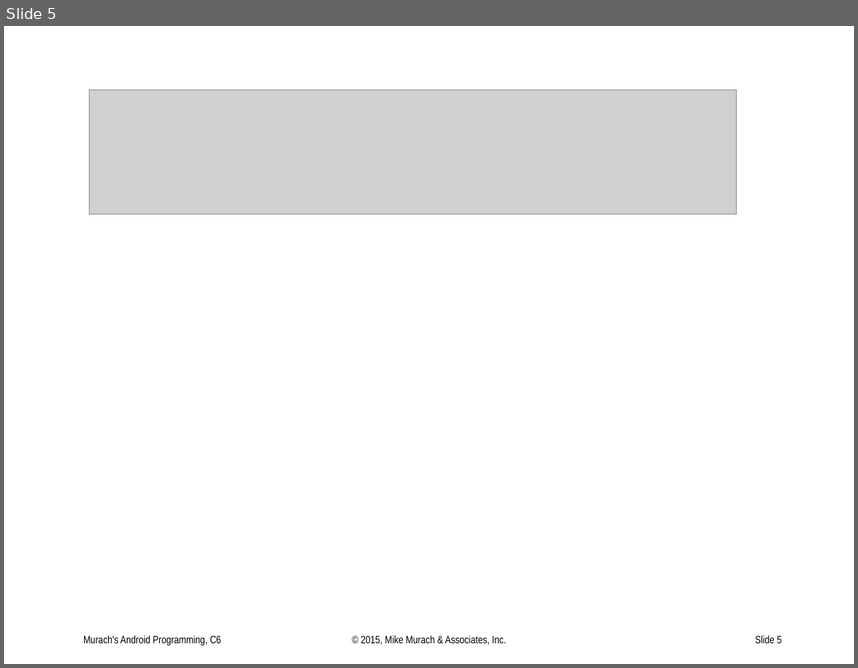
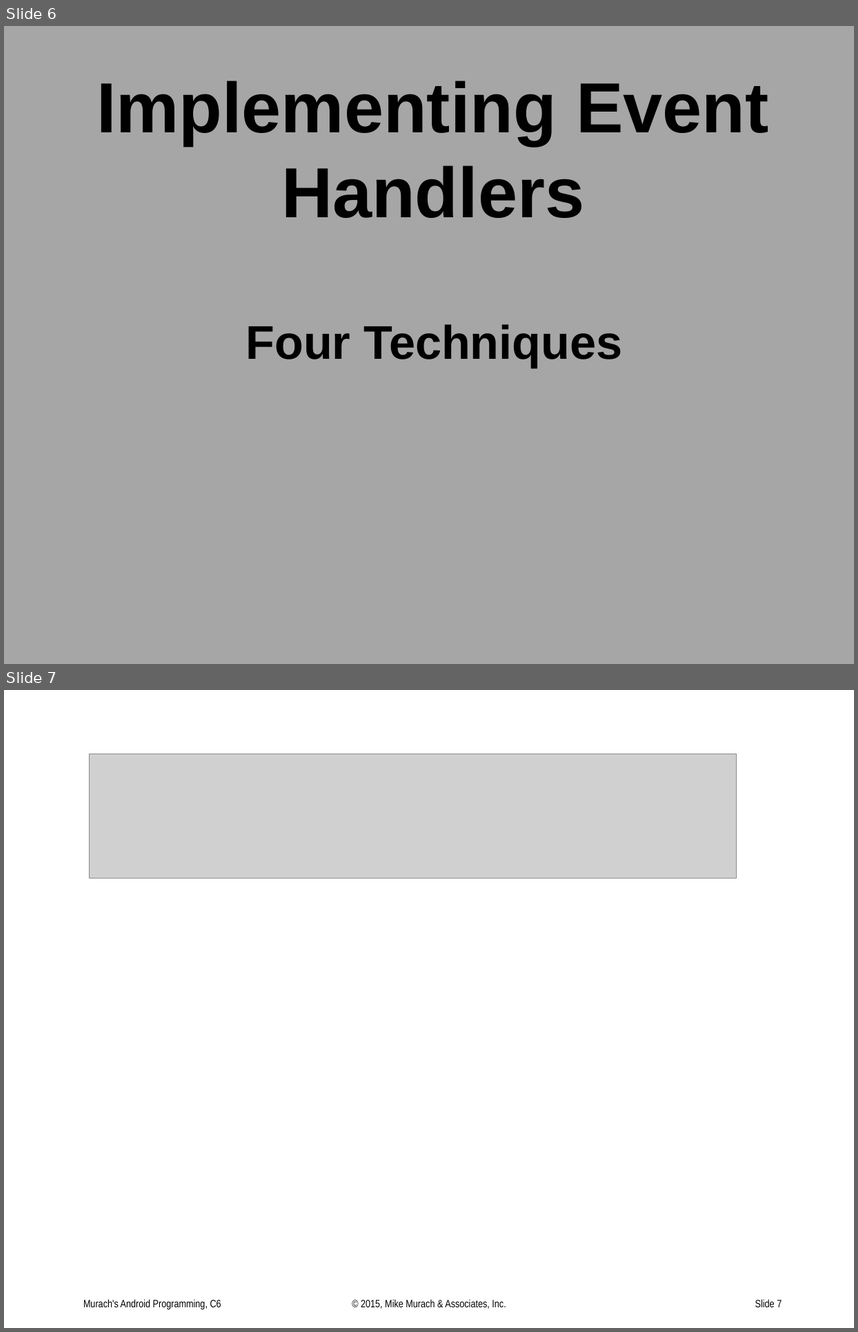
Before and after one commit to UO-CIS/CIS399Android-CourseMaterials, a slide deck: Notes and Slides/CIS399wk2Day2-EventHandlers.pptx. Shown one above the other, each under a label of ours: slide 5 before the commit, slides 6 and 7 after it. The pictures are 858x668 and 858x1332 pixels, drawn with LibreOffice and Linux fonts; fonts in the diff are those of the drawing; grey boxes stand for pictures. Boxes give left, top, right and bottom in pixels: in the first picture for what was removed or moved away, otherwise in the second. Text is boxed around its words. In the diff, an @@ line names an element or a change of style, - is before the commit and + after.

```diff
--- a/Notes and Slides/CIS399wk2Day2-EventHandlers.pptx
+++ b/Notes and Slides/CIS399wk2Day2-EventHandlers.pptx
@@ slide 6 added at bbox=[4, 26, 854, 664], background #A6A6A6 @@
@@ title added at bbox=[96, 81, 769, 218], 60 pt, text #000000, bold @@
+Implementing Event Handlers
@@ text added at bbox=[246, 324, 622, 367], 40 pt, text #000000, bold @@
+Four Techniques
@@ what was slide 5 is now slide 7 @@
@@ page number at bbox=[755, 1299, 782, 1307]: text changed @@
-Slide 5
+Slide 7
```
Also in this commit, not shown: 7 slides changed, 3 other slides added, 12 other files.
